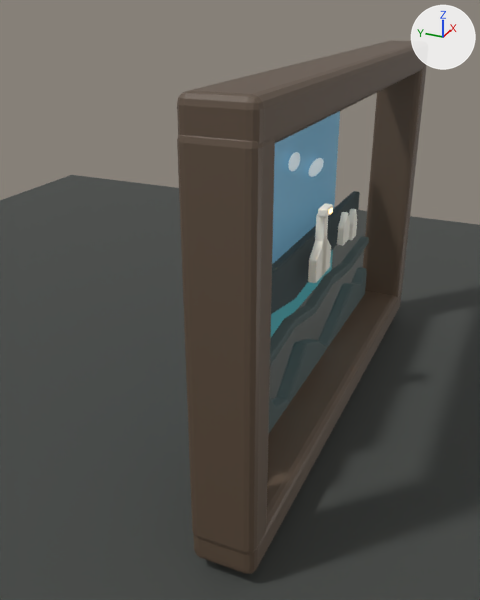
Renders of the Blender file renders/luminary-concept.blend from each side of a commit.
Rendered twice from a 50 mm lens placed at (-204.0, -67.0, 138.0), pointed at (-15.0, 18.0, 43.0). The axes (+X, +Y, +Z) are drawn at upper right. The lights are the same throughout. The first picture is the older version.

Names of what the first picture shows: 'dark island silhouette', 'display glass / sky', 'display ocean', 'frame bottom', 'frame left', 'frame right', 'frame top', 'ground', 'raised foreground rocks', 'raised surf edge', 'white lighthouse keeper house' and 6 more.
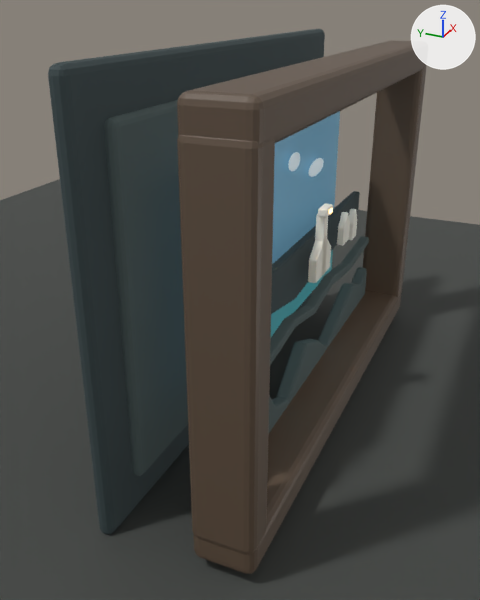
Where the change shows, as pixel boxes (x1, y1, x2, y2) in the pictures (480 x 600 px):
'printed 5x7 rear plate', added
    after: (48, 29, 325, 534)
'raised 4x6 rear insert', added
    after: (104, 100, 188, 476)

The edits, one by one:
Mesh me_cube_004_1 is new.
It is a box spanning x -76.0..76.0, y -2.0..2.0, z -51.0..51.0.
It uses material mat_charcoal_rock (dark grey #4d5b5b).
Mesh me_cube_003_1 is new.
It is a box spanning x -89.0..89.0, y -2.0..2.0, z -64.0..64.0.
It uses material mat_matte_black_pla (greyish cyan #354244).
Object 'raised 4x6 rear insert' (ob_raised_4x6_rear_insert) is new; it shows me_cube_004_1.
Its location is (0.0, 23.5, 62.0).
It gains a BEVEL modifier named 'soft edges'.
Modifier setting: width = 2.0.
Modifier setting: width_pct = 2.0.
Modifier setting: segments = 3.
Object 'printed 5x7 rear plate' (ob_printed_5x7_rear_plate) is new; it shows me_cube_003_1.
Its location is (0.0, 27.0, 62.0).
It gains a BEVEL modifier named 'soft edges'.
Modifier setting: width = 3.0.
Modifier setting: width_pct = 3.0.
Modifier setting: segments = 3.
